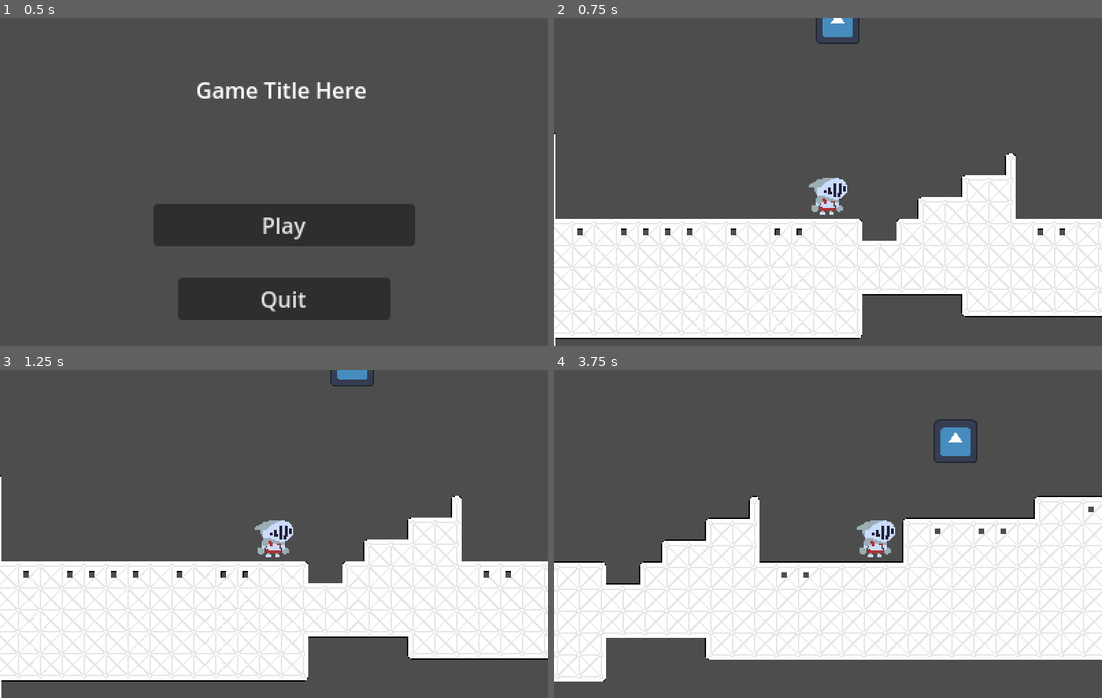
Above: before the commit, frames 1-4 (two rows, left to right).
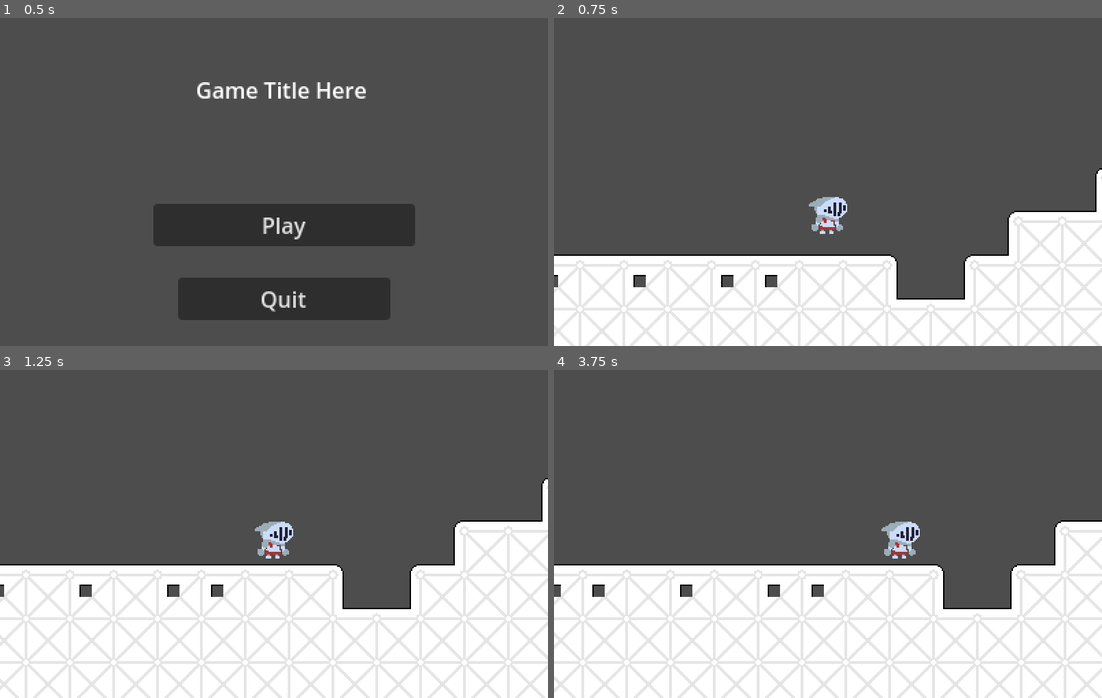
Above: after the commit, the same moments.

Repository: WondaMegapon/ACMJAM-S2024
Game: Godot game, scene res://Scenes/MainMenue.tscn
Two runs of this game, one before a commit and one after it. Both use one fixed random seed, a clock stepped at 60 frames per second and the inputs below. The engine's default icon, where the game draws it, is replaced by a stand-in: a white triangle on a blue panel in a dark square.
Inputs:
- Up to frame 1 (0.5 s): no input
- Up to frame 2 (0.75 s): click "Play" at 0.5 s
- Up to frame 3 (1.25 s): no input
- Up to frame 4 (3.75 s): hold D (player_right) 1.28-2.78 s; tap Shift (player_dash) every 0.75 s from 1.35 to 3.6 s; tap Space (player_jump) at 1.52, 2.27 s; hold A (player_left) 2.78-3.53 s; hold D (player_right) from 3.53 s (still down)

Frame 1 is identical in both runs. In frame 2, 29% of the frame differs, in the area x 0-100%, y 0-100%; in frame 3, 28%; in frame 4, 34%, in the area x 0-100%, y 15-100%.

Commit message:
Getting that time-orb ready.

Diff:
--- a/Objects/Characters/Player.tscn
+++ b/Objects/Characters/Player.tscn
@@ -4,10 +4,10 @@
 [ext_resource type="Texture2D" uid="uid://dx1ns056julki" path="res://Textures/Characters/Player/PlayerTest.png" id="2_pi0qr"]
 
 [sub_resource type="RectangleShape2D" id="RectangleShape2D_00ojk"]
-size = Vector2(60, 60)
+size = Vector2(24, 24)
 
 [sub_resource type="RectangleShape2D" id="RectangleShape2D_qrvin"]
-size = Vector2(96, 96)
+size = Vector2(48, 48)
 
 [node name="CharacterBody2D" type="CharacterBody2D" node_paths=PackedStringArray("DamageVolume")]
 collision_mask = 5
@@ -18,11 +18,9 @@
 shape = SubResource("RectangleShape2D_00ojk")
 
 [node name="Sprite" type="Sprite2D" parent="."]
-scale = Vector2(2, 2)
 texture = ExtResource("2_pi0qr")
 
 [node name="Camera2D" type="Camera2D" parent="."]
-zoom = Vector2(0.5, 0.5)
 position_smoothing_enabled = true
 
 [node name="DamageVolume" type="Area2D" parent="."]
--- /dev/null
+++ b/Objects/Items/TimeOrb.tscn
@@ -0,0 +1,32 @@
+[gd_scene load_steps=5 format=3 uid="uid://c4klrm30rcuib"]
+
+[ext_resource type="Script" path="res://Scripts/Objects/TimeOrb.gd" id="1_mlw3e"]
+[ext_resource type="Texture2D" uid="uid://c4jg1hffpewok" path="res://Textures/Objects/TimeOrb.png" id="1_ninas"]
+
+[sub_resource type="CircleShape2D" id="CircleShape2D_7ffce"]
+radius = 8.0
+
+[sub_resource type="CircleShape2D" id="CircleShape2D_tj7jh"]
+radius = 96.0
+
+[node name="TimeOrb" type="Node2D" node_paths=PackedStringArray("CollectionArea")]
+script = ExtResource("1_mlw3e")
+CollectionArea = NodePath("GravityArea")
+
+[node name="Sprite2D" type="Sprite2D" parent="."]
+texture = ExtResource("1_ninas")
+
+[node name="CollectionArea" type="Area2D" parent="."]
+collision_layer = 16
+collision_mask = 0
+
+[node name="CollectionBox" type="CollisionShape2D" parent="CollectionArea"]
+shape = SubResource("CircleShape2D_7ffce")
+debug_color = Color(0, 0.65098, 0.152941, 0.419608)
+
+[node name="GravityArea" type="Area2D" parent="."]
+collision_layer = 0
+collision_mask = 2
+
+[node name="GravityBox" type="CollisionShape2D" parent="GravityArea"]
+shape = SubResource("CircleShape2D_tj7jh")
--- a/Scenes/main.tscn
+++ b/Scenes/main.tscn
@@ -1,8 +1,9 @@
-[gd_scene load_steps=4 format=3 uid="uid://c64ovl6jvoieq"]
+[gd_scene load_steps=5 format=3 uid="uid://c64ovl6jvoieq"]
 
 [ext_resource type="PackedScene" uid="uid://drgdvvy4taqkv" path="res://Objects/Characters/Player.tscn" id="2_i8yml"]
 [ext_resource type="TileSet" uid="uid://dbqrtrx1sjc54" path="res://Objects/Tilemaps/ogatemplate.tres" id="4_7yxpr"]
 [ext_resource type="PackedScene" uid="uid://ce45sv6y7yeis" path="res://Objects/Characters/Enemies/BasicEnemy.tscn" id="4_8trr8"]
+[ext_resource type="PackedScene" uid="uid://c4klrm30rcuib" path="res://Objects/Items/TimeOrb.tscn" id="4_xh056"]
 
 [node name="Node2D" type="Node2D"]
 process_mode = 1
@@ -16,6 +17,9 @@
 
 [node name="TileMap" type="TileMap" parent="."]
 tile_set = ExtResource("4_7yxpr")
-rendering_quadrant_size = 32
+rendering_quadrant_size = 64
 format = 2
 layer_0/tile_data = PackedInt32Array(327685, 196608, 5, 262149, 393216, 4, 196613, 262144, 2, 131077, 327680, 1, 65541, …(16602 unchanged characters)…
+
+[node name="TimeOrb" parent="." instance=ExtResource("4_xh056")]
+position = Vector2(-112, -27)
--- a/Scripts/Characters/Player.gd
+++ b/Scripts/Characters/Player.gd
@@ -1,7 +1,7 @@
 extends CharacterBody2D
 
-const SPEED = 500.0 # The movement speed of the character.
-const JUMP_VELOCITY = -600.0 # The impulse jump force of the character.
+const SPEED = 300.0 # The movement speed of the character.
+const JUMP_VELOCITY = -400.0 # The impulse jump force of the character.
 const DASH_MAX_COOLDOWN = 0.5 # The max cooldown of the dash
 const MAX_IFRAMES = 0.7 # The max iframes on the character.
 
--- /dev/null
+++ b/Scripts/Objects/TimeOrb.gd
@@ -0,0 +1,9 @@
+extends Node2D
+
+@export var CollectionArea = Area2D
+
+# Called when the node enters the scene tree for the first time.
+func _physics_process(delta):
+	if (CollectionArea as Area2D).has_overlapping_bodies():
+		var bodies = (CollectionArea as Area2D).get_overlapping_bodies()
+		transform.interpolate_with(bodies[0].transform, 0.1)
Binary file added: Textures/Objects/TimeOrb.png
Not shown, added: Textures/Objects/TimeOrb.png.import
Binary file changed: Textures/Tilesets/thanksOGA.png
